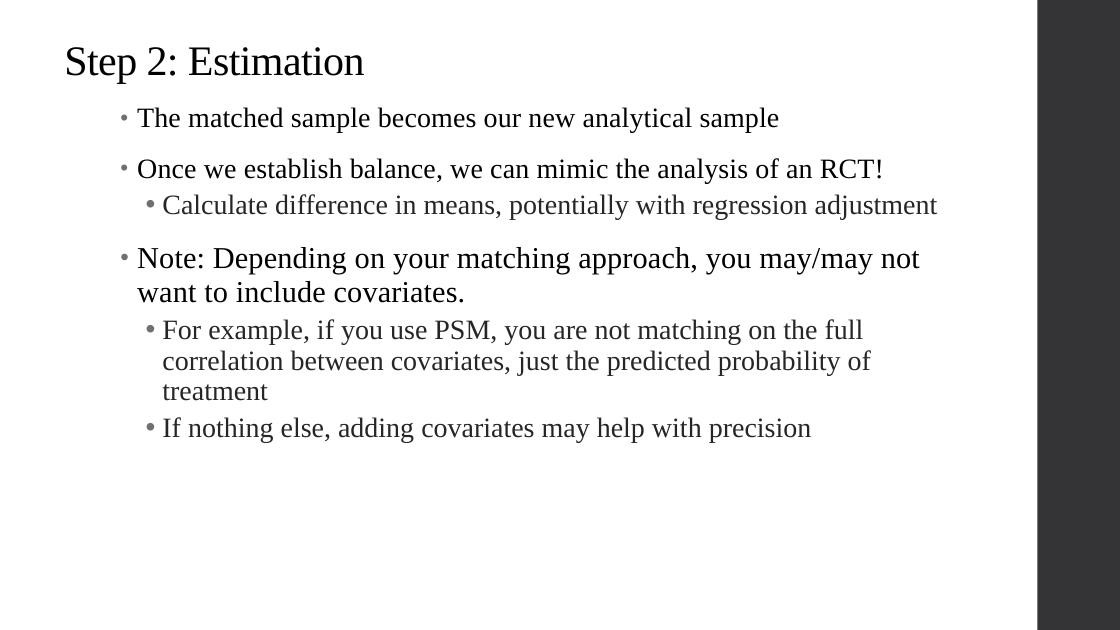
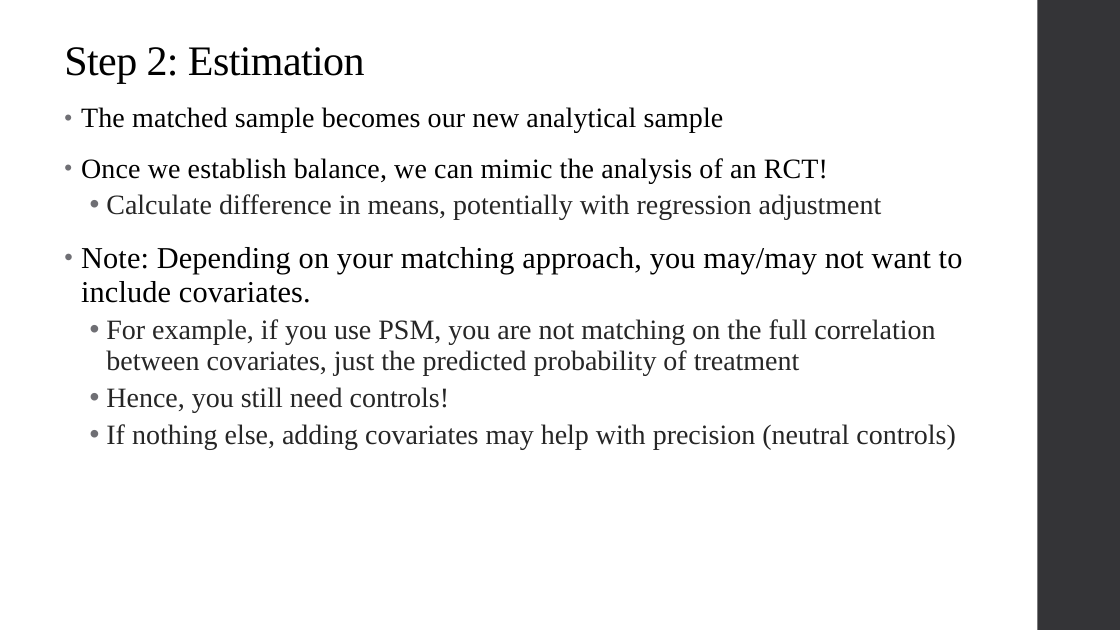
Before and after one commit to alex-hoagland/HAD5744, a slide deck: slide 62 of Lecture06_Matching/Lecture06_Matching.pptx (slide 61 before the commit). Drawn at 1120x630 pixels with LibreOffice and Linux fonts; fonts in the diff are those of the drawing. Boxes give left, top, right and bottom in pixels: in the first picture for what was removed or moved away, otherwise in the second. Text is boxed around its words. In the diff, an @@ line names an element or a change of style, - is before the commit and + after.

Commit message:
update lectures

```diff
--- a/Lecture06_Matching/Lecture06_Matching.pptx
+++ b/Lecture06_Matching/Lecture06_Matching.pptx
@@ text "The matched sample becomes our ...": place and size @@
-text "The matched sample becomes our ..." at <box>137,107,938,443</box>
+text "The matched sample becomes our ..." at <box>81,107,963,450</box>
@@ text at <box>106,387,956,450</box>: text changed @@
-  • If nothing else, adding covariates may help with precision
+  • Hence, you still need controls!
+  • If nothing else, adding covariates may help with precision (neutral controls)
```
Also in this commit, not shown: 1 other slide changed, 3 slides added, 2 slides removed, 2 other files.
